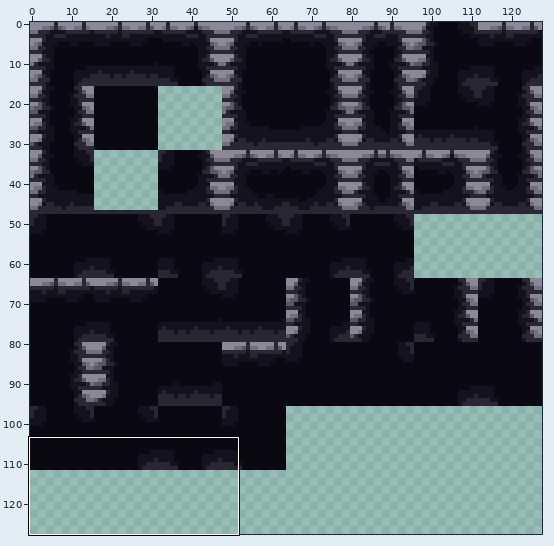
Edited in one commit: pixel-art file (map/tilesets/tileset.aseprite). The picture above shows the old version from afar; the outline marks the close-up.
Close-up. Before the edit:
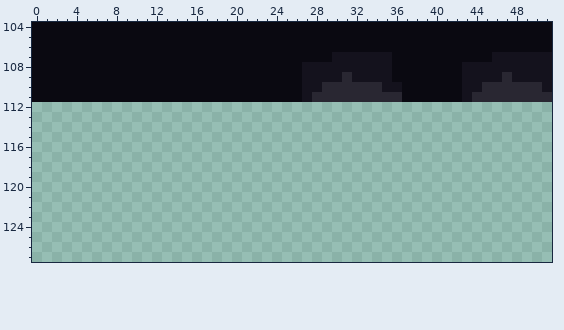
128x128 pixels, 1 frame. Shown: x 0..51, y 104..127.
Now the later version:
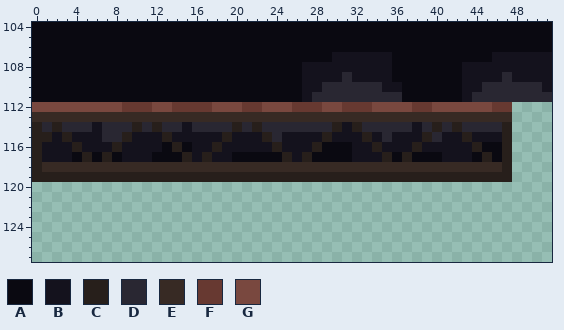
Palette (. is transparent): A #0a0911  B #14121d  C #271f1b  D #292732  E #372a24  F #673931  G #79483f
Change:
Changed rows in their new state; - is an unchanged pixel.
Layer "Layer 2":
first column x 0:
112 GGGGGGGGGFFFGGFFFFGGGFFGGGFFFGGFFFGGGGFFGGGGGGFF
113 EEEEEEEEEEEEEEEEEEEEEEEEEEEEEEEEEEEEEEEEEEEEEEEE
114 CDCDDDBDDDCDCDDBDDDDCDCDDDDDDDCBCDDDDDBDCDCDDDDC
115 CCBCBBBDDCBBBCBBBBBCBBBCDBBBBCBBBCBDBBBCDBBCBBBC
116 CBBBCBBBCBBBBACABBCBBBBBCBBBCAAABBCBBBCBBBBBCAAC
117 CBBBACACABBBAAACBCBBAAAAACBCAAAABBBCACAAABBBACAC
118 CEEEEEEEEEEEEEEEEEEEEEEEEEEEEEEEEEEEEEEEEEEEEEEC
119 CCCCCCCCCCCCCCCCCCCCCCCCCCCCCCCCCCCCCCCCCCCCCCCC
